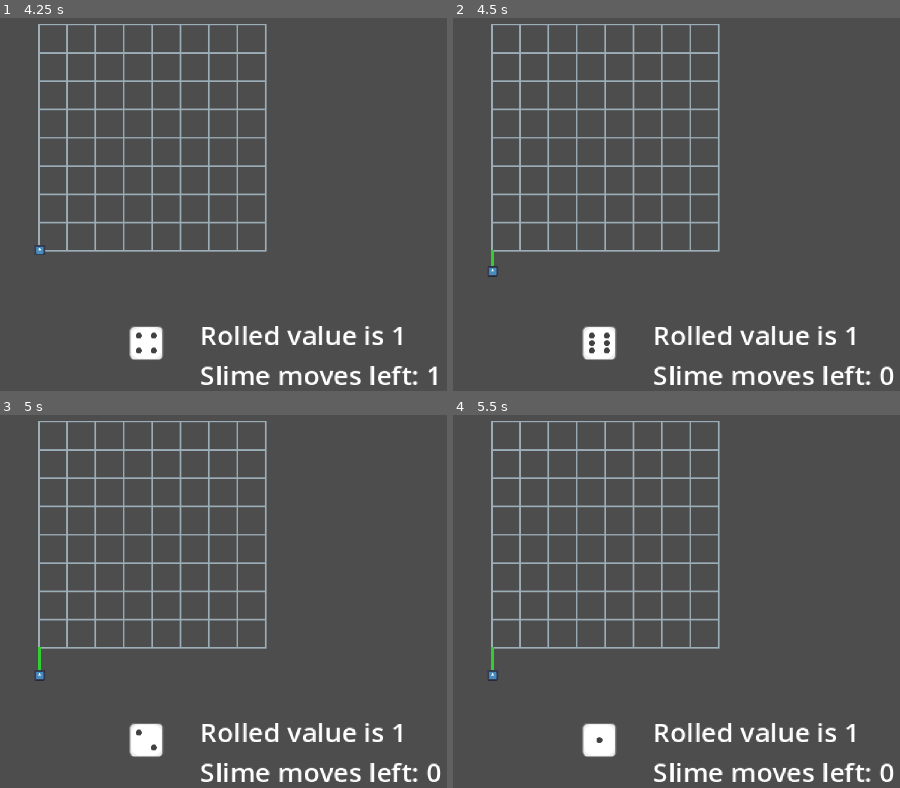
Above: before the commit, frames 1-4 (two rows, left to right).
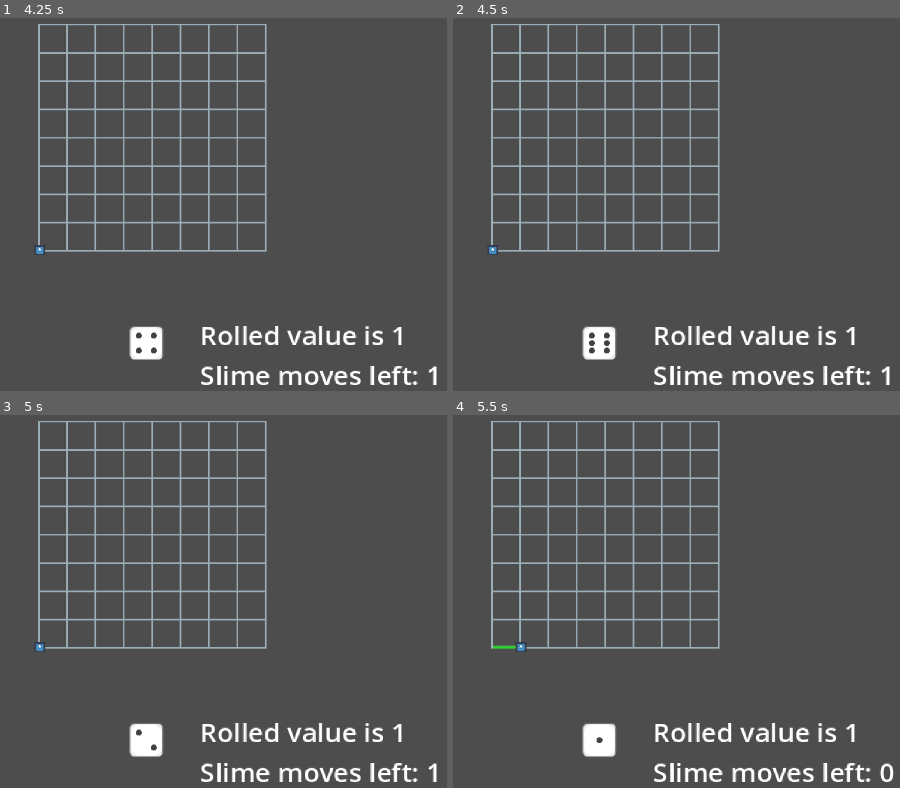
Above: after the commit, the same moments.

Repository: Sooshimi/mould
Game: Godot game, scene res://scenes/main.tscn
The game is run twice, just before and just after one commit, with the same random seed, the same clock (stepped at 60 frames per second) and the same inputs. The engine's default icon, where the game draws it, is replaced by a stand-in: a white triangle on a blue panel in a dark square.
Inputs (mouse positions are in pixels of both pictures, inside the frame that each line leads up to):
- Up to frame 1 (4.25 s): click (147, 342) at 0.5 s; tap Enter at 1.25, 3.5 s; hold W (up) 1.28-2.78 s; tap Space at 2 s; hold A (left) from 2.78 s (still down)
- Up to frame 2 (4.5 s): tap Space at 4.25 s; release A (left) at 4.28 s; hold S (down) from 4.28 s (still down)
- Up to frame 3 (5 s): keep holding S (down)
- Up to frame 4 (5.5 s): tap Enter at 5 s; release S (down) at 5.03 s; hold D (right) from 5.03 s (still down)

Frame 1 is identical in both runs. In frame 2, 0.2% of the frame differs, in the area x 7-99%, y 60-99%; in frame 3, 0.2%; in frame 4, 0.2%.

Commit message:
Add grid boundaries

Diff:
--- a/scenes/main.tscn
+++ b/scenes/main.tscn
@@ -7,6 +7,12 @@
 [ext_resource type="PackedScene" uid="uid://bnx3m6tx4tt5v" path="res://scenes/ui/ui.tscn" id="3_tbgi4"]
 [ext_resource type="PackedScene" uid="uid://caorlff8v250a" path="res://scenes/dice.tscn" id="4_jyhfs"]
 [ext_resource type="PackedScene" uid="uid://ciagworcfis82" path="res://scenes/slime_path.tscn" id="6_tefeu"]
+
+[sub_resource type="RectangleShape2D" id="RectangleShape2D_o6xl0"]
+size = Vector2(13, 171)
+
+[sub_resource type="RectangleShape2D" id="RectangleShape2D_tipki"]
+size = Vector2(148.75, 9.75)
 
 [node name="Main" type="Node2D"]
 script = ExtResource("1_0wfyh")
@@ -30,3 +36,31 @@
 
 [node name="Dice" parent="." instance=ExtResource("4_jyhfs")]
 position = Vector2(224, 216)
+
+[node name="GridBoundaryLeft" type="Area2D" parent="."]
+position = Vector2(138, 19)
+
+[node name="CollisionShape2D" type="CollisionShape2D" parent="GridBoundaryLeft"]
+position = Vector2(5.5, 75.5)
+shape = SubResource("RectangleShape2D_o6xl0")
+
+[node name="GridBoundaryRight" type="Area2D" parent="."]
+position = Vector2(137, 19)
+
+[node name="CollisionShape2D" type="CollisionShape2D" parent="GridBoundaryRight"]
+position = Vector2(175, 75)
+shape = SubResource("RectangleShape2D_o6xl0")
+
+[node name="GridBoundaryTop" type="Area2D" parent="."]
+position = Vector2(137, 19)
+
+[node name="CollisionShape2D" type="CollisionShape2D" parent="GridBoundaryTop"]
+position = Vector2(90, -9)
+shape = SubResource("RectangleShape2D_tipki")
+
+[node name="GridBoundaryBottom" type="Area2D" parent="."]
+position = Vector2(137, 19)
+
+[node name="CollisionShape2D" type="CollisionShape2D" parent="GridBoundaryBottom"]
+position = Vector2(90, 157)
+shape = SubResource("RectangleShape2D_tipki")
--- a/scenes/slime.tscn
+++ b/scenes/slime.tscn
@@ -20,18 +20,26 @@
 position = Vector2(0, -10)
 target_position = Vector2(0, -8)
 hit_from_inside = true
+collide_with_areas = true
+collide_with_bodies = false
 
 [node name="Down" type="RayCast2D" parent="."]
 position = Vector2(0, 10)
 target_position = Vector2(0, 8)
 hit_from_inside = true
+collide_with_areas = true
+collide_with_bodies = false
 
 [node name="Left" type="RayCast2D" parent="."]
 position = Vector2(-10, 0)
 target_position = Vector2(-8, 0)
 hit_from_inside = true
+collide_with_areas = true
+collide_with_bodies = false
 
 [node name="Right" type="RayCast2D" parent="."]
 position = Vector2(10, 0)
 target_position = Vector2(8, 0)
 hit_from_inside = true
+collide_with_areas = true
+collide_with_bodies = false
Not shown: 1 places in scenes/main.tscn that only renumber resources
